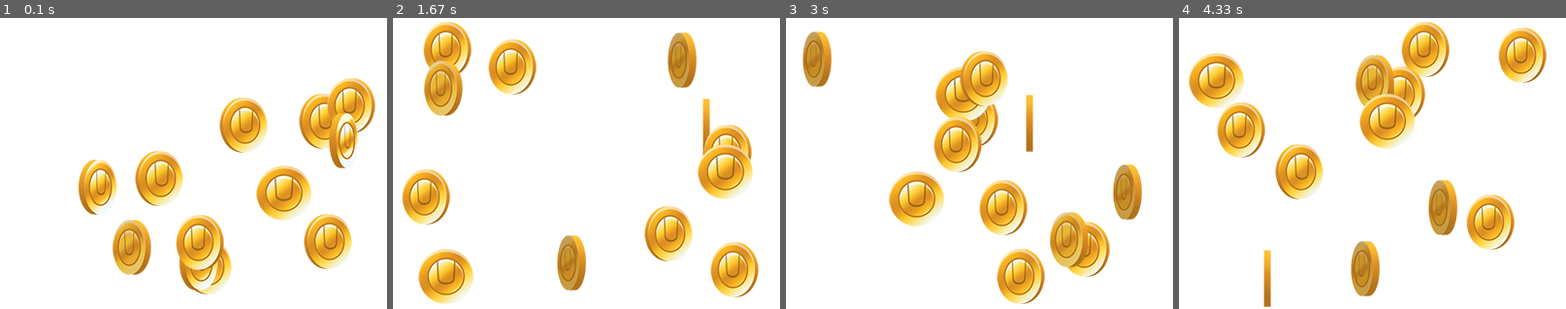
Above: before the commit, frames 1-4 (left to right).
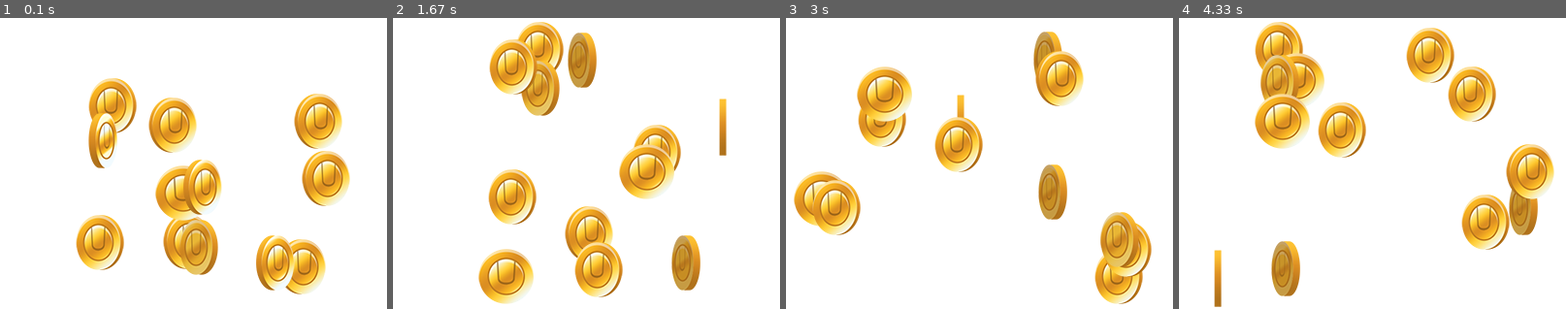
Above: after the commit, the same moments.

Repository: PianoCK/PROG2_WS23
Game: pygame game, started from Vorlesung 2 pygame/main.py
Same seed, same stepped clock (60 frames per second), same inputs: the game is played once before the commit and once after it.
Inputs:
- Up to frame 1 (0.1 s): no input
- Up to frame 2 (1.67 s): no input
- Up to frame 3 (3 s): no input
- Up to frame 4 (4.33 s): no input

The runs differ from the first frame. In frame 1, 28% of the frame differs, in the area x 19-97%, y 20-95%; in frame 2, 31%; in frame 3, 28%; in frame 4, 31%, in the area x 2-97%, y 1-100%.

Commit message:
small changes

Diff:
--- a/Vorlesung 2 pygame/main.py
+++ b/Vorlesung 2 pygame/main.py
@@ -46,6 +46,17 @@
     image_dict["coin"+str(nr)] = pygame.image.load(os.path.join(
         game_folder, '_images/coin'+str(nr)+'.png')).convert_alpha()
 
+sprites = []
+
+# Coin Factory
+for _ in range(12):
+    sprites.append(Coin(random.randint(64, WIDTH - 64),
+                        random.randint(64, HEIGHT - 64),
+                        random.choice([-3, -2, -1, 1, 2, 3]),
+                        random.choice([-3, -2, -1, 1, 2, 3]),
+                        image_dict))
+
+running = True
 
 #########################################################################
 # Game Loop:  Hier ist das Herzstück des Templates
@@ -57,21 +68,7 @@
 # 5. Double Buffering: Der Screen wird geswitcht und angezeigt
 #########################################################################
 
-sprites = []
-
-for _ in range(12):
-    ball = Ball(random.randint(64, WIDTH - 64),
-                random.randint(64, HEIGHT - 64),
-                random.choice([-3, -2, -1, 1, 2, 3]),
-                random.choice([-3, -2, -1, 1, 2, 3]),
-                image_dict)
-    sprites.append(ball)
-
-
-running = True
-
 while running:
-
     #########################################################################
     # 1. Wait-Phase:
     # Die pygame-interne Funktion clock.tick(FPS) berechnet die
@@ -92,7 +89,7 @@
             running = False             # dann raus aus dem Game Loop
 
     #########################################################################
-    # 3. Update-Phase: Hier ist die komplette Game Logik untergebracht.abs
+    # 3. Update-Phase: Hier ist die komplette Game Logik untergebracht.
 
     for sprite in sprites:
         sprite.update()
--- a/Vorlesung 2 pygame/sprites.py
+++ b/Vorlesung 2 pygame/sprites.py
@@ -9,7 +9,7 @@
         pass
 
 
-class Ball(Sprite):
+class Coin(Sprite):
     def __init__(self, x, y, vx, vy, image_dict):
         self.x = x
         self.y = y
